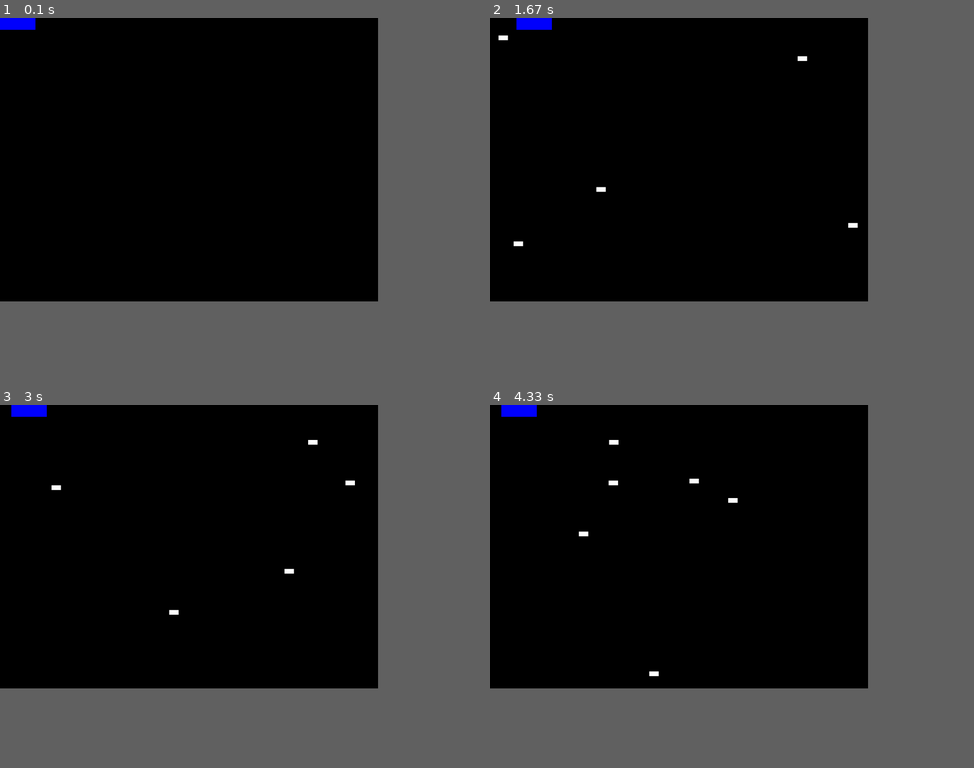
Above: before the commit, frames 1-4 (two rows, left to right).
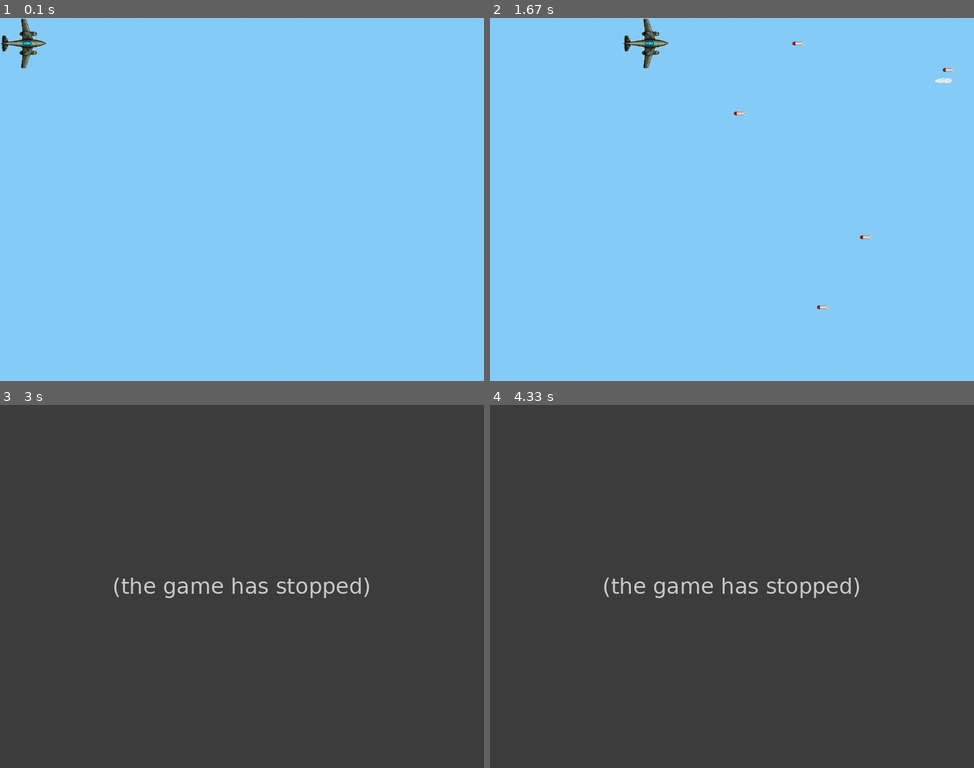
Above: after the commit, the same moments.

Repository: capnflannel/pygame-tutorial
Game: pygame game, started from src/game.py
The game is run twice, just before and just after one commit, with the same random seed, the same clock (stepped at 60 frames per second) and the same inputs.
Inputs:
- Up to frame 1 (0.1 s): no input
- Up to frame 2 (1.67 s): hold Right 0.33-0.8 s; hold Up 0.83-1.13 s; hold Right 1.17-1.63 s
- Up to frame 3 (3 s): hold Left 1.67-2.2 s
- Up to frame 4 (4.33 s): no input
In our replay, the window is 703x527 before the commit and 900x675 after it. These sizes can differ from the game's own. Grey fills any space a smaller window leaves; there, only what the larger window draws over its background counts as a difference.

The runs differ from the first frame. In frame 1, 61% of the frame differs, in the area x 0-79%, y 0-79%; in frame 2, 61%, in the area x 0-96%, y 0-81%; in frame 3, 61%; in frame 4, 61%.
After the commit the program exited at 2.4 s; later frames show no game.

Commit message:
Add Cloud class and create new sprite Group Import art assets for player, enemies, and clouds Set framerate to 30 FPS

Diff:
--- a/src/game.py
+++ b/src/game.py
@@ -18,6 +18,7 @@
 
 # Import pygame.locals for easier access to key coordinates
 from pygame.locals import (
+   RLEACCEL,   # Accelerated rendering parameter for non-accelerated displays
    K_UP,       # UP Key
    K_DOWN,     # DOWN Key
    K_LEFT,     # LEFT Key
@@ -37,27 +38,28 @@
 #------------------------------
 
 # Define constants for the screen width and height
-SCREEN_WIDTH = 800
-SCREEN_HEIGHT = 600
-
-# Test Object Length/Width Size (pixels)
-OBJ_LENGTH = 75
-OBJ_WIDTH = 25
+SCREEN_WIDTH = 1024
+SCREEN_HEIGHT = 768
 
 # Test Object Move Step
-OBJ_MOVE_STEP = 1
-
-# Test Object Color
-OBJ_R = 0
-OBJ_G = 0
-OBJ_B = 255
+OBJ_MOVE_STEP = 10
+
+# Locations of graphical assets, relative to project top level directory
+PLANE1  = "assets/plane1.png"
+PLANE2  = "assets/plane2.png"
+PLANE3  = "assets/plane3.png"
+PLANE4  = "assets/plane4.png"
+MISSILE = "assets/missile.png"
+CLOUD1  = "assets/cloud1.png"
+CLOUD2  = "assets/cloud2.png"
+CLOUD3  = "assets/cloud3.png"
 
 # Player Class
 class Player(pygame.sprite.Sprite):
    def __init__(self):
       super(Player, self).__init__()
-      self.surf = pygame.Surface((OBJ_LENGTH, OBJ_WIDTH))
-      self.surf.fill((OBJ_R, OBJ_G, OBJ_B))
+      self.surf = pygame.image.load(PLANE1).convert()
+      self.surf.set_colorkey((255, 255, 255), RLEACCEL)
       self.rect = self.surf.get_rect()
 
    # Move the Player based on user input
@@ -85,8 +87,8 @@
 class Enemy(pygame.sprite.Sprite):
    def __init__(self):
       super(Enemy, self).__init__()
-      self.surf = pygame.Surface((20, 10))
-      self.surf.fill((255, 255, 255))
+      self.surf = pygame.image.load(MISSILE).convert()
+      self.surf.set_colorkey((255, 255, 255), RLEACCEL)
       self.rect = self.surf.get_rect(
          center = (
             random.randint(SCREEN_WIDTH + 20, SCREEN_WIDTH + 100),
@@ -102,12 +104,36 @@
       if self.rect.right < 0:
          self.kill()
 
+# Cloud Class
+class Cloud(pygame.sprite.Sprite):
+   def __init__(self):
+      super(Cloud, self).__init__()
+      self.surf = pygame.image.load(CLOUD1).convert()
+      self.surf.set_colorkey((255, 255, 255), RLEACCEL)
+      # The starting position is randomly generated
+      self.rect = self.surf.get_rect(
+         center = (
+            random.randint(SCREEN_WIDTH + 20, SCREEN_WIDTH + 100),
+            random.randint(0, SCREEN_HEIGHT)
+         )
+      )
+
+   # Move the cloud based on constant speed
+   # Remove the cloud when it passes the left edge of the screen
+   def update(self):
+      self.rect.move_ip(-5, 0)
+      if self.rect.right < 0:
+         self.kill()
+
 #------------------------------
 # Core Logic
 #------------------------------
 
 # Initialize pygame
 pygame.init()
+
+# Setup the clock for deterministic framerate
+clock = pygame.time.Clock()
 
 # Create the screen object
 screen = pygame.display.set_mode((SCREEN_WIDTH, SCREEN_HEIGHT))
@@ -115,6 +141,10 @@
 # Create a custom event for adding new enemies
 ADDENEMY = pygame.USEREVENT + 1
 pygame.time.set_timer(ADDENEMY, 250)
+
+# Create a custom event for adding a new cloud
+ADDCLOUD = pygame.USEREVENT + 2
+pygame.time.set_timer(ADDCLOUD, 1000)
 
 # Instantiate the player object
 player = Player()
@@ -123,6 +153,7 @@
 # - enemies is used for collision detection and postition updates
 # - all_sprites is used for rendering
 enemies = pygame.sprite.Group()
+clouds = pygame.sprite.Group()
 all_sprites = pygame.sprite.Group()
 
 # Add the player to the all_sprites Group
@@ -150,6 +181,12 @@
          new_enemy = Enemy()
          enemies.add(new_enemy)
          all_sprites.add(new_enemy)
+      # Add a new cloud?
+      elif event.type == ADDCLOUD:
+         # Create the new cloud and add it to the sprite groups
+         new_cloud = Cloud()
+         clouds.add(new_cloud)
+         all_sprites.add(new_cloud)
 
    # Get all the keys currently pressed
    pressed_keys = pygame.key.get_pressed()
@@ -160,8 +197,11 @@
    # Update enemy positions
    enemies.update()
 
+   # Update cloud positions
+   clouds.update()
+
    # Fill the background
-   screen.fill((0, 0, 0))
+   screen.fill((135, 206, 250))
 
    # Draw all sprites to the screen
    for entity in all_sprites:
@@ -176,5 +216,8 @@
    # Flip (redraw) the display
    pygame.display.flip()
 
+   # Ensure game maintains framerate of 30 fps
+   clock.tick(30)
+
 # Done! Time to quit
 pygame.quit()
Not shown, changed: README.md
Binary file added: assets/cloud1.png
Binary file added: assets/cloud2.png
Binary file added: assets/cloud3.png
Binary file added: assets/clouds.png
Binary file added: assets/fighters.png
Binary file added: assets/missile.png
Binary file added: assets/plane1.png
Binary file added: assets/plane2.png
Binary file added: assets/plane3.png
Binary file added: assets/plane4.png
